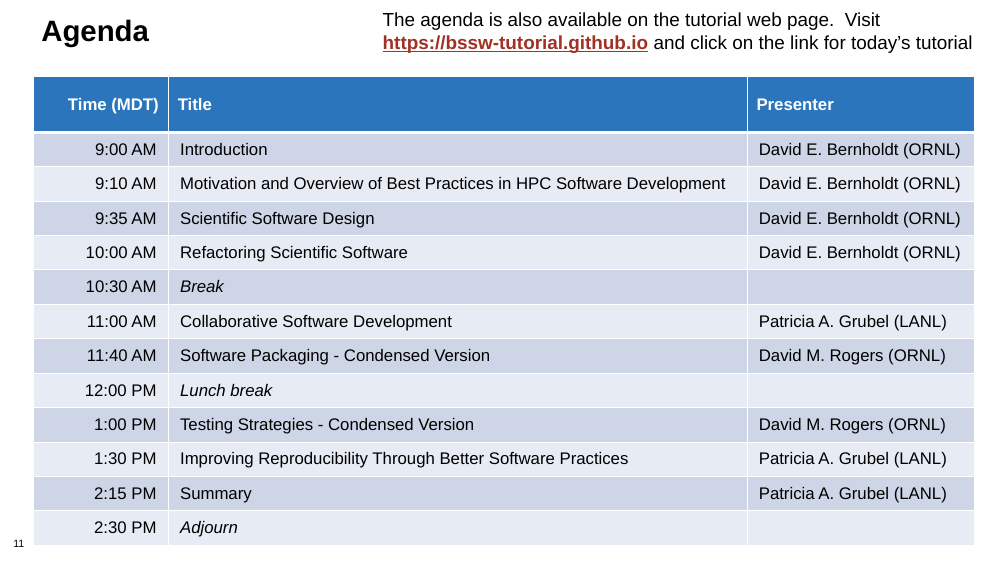
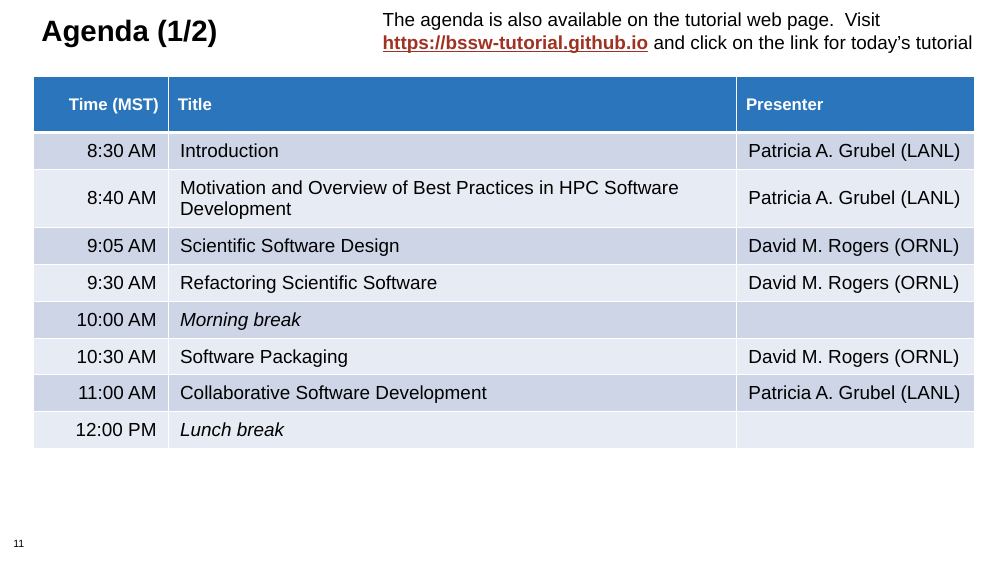
Before and after one commit to bssw-tutorial/presentations, a slide deck: slide 11 of intro.pptx. Drawn at 1008x567 pixels with LibreOffice and Linux fonts; fonts in the diff are those of the drawing; background and template pictures are left out. Boxes give left, top, right and bottom in pixels: in the first picture for what was removed or moved away, otherwise in the second. Text is boxed around its words. In the diff, an @@ line names an element or a change of style, - is before the commit and + after.

Commit message:
Update Pat's presentations for SC23

```diff
--- a/intro.pptx
+++ b/intro.pptx
@@ title at [41, 19, 217, 46]: text changed @@
-Agenda
+Agenda (1/2)
@@ table at [34, 76, 975, 463] @@
-row 1: Time (MDT) | Title | Presenter
-row 2: 9:00 AM | Introduction | David E. Bernholdt (ORNL)
-row 3: 9:10 AM | Motivation and Overview of Best Practices in HPC Software Development | David E. Bernholdt (ORNL)
-row 4: 9:35 AM | Scientific Software Design | David E. Bernholdt (ORNL)
-row 5: 10:00 AM | Refactoring Scientific Software | David E. Bernholdt (ORNL)
-row 6: 10:30 AM | Break | 
+row 1: Time (MST) | Title | Presenter
+row 2: 8:30 AM | Introduction | Patricia A. Grubel (LANL)
+row 3: 8:40 AM | Motivation and Overview of Best Practices in HPC Software Development | Patricia A. Grubel (LANL)
+row 4: 9:05 AM | Scientific Software Design | David M. Rogers (ORNL)
+row 5: 9:30 AM | Refactoring Scientific Software | David M. Rogers (ORNL)
+row 6: 10:00 AM | Morning break | 
+row 7: 10:30 AM | Software Packaging | David M. Rogers (ORNL)
-row 8: 11:40 AM | Software Packaging - Condensed Version | David M. Rogers (ORNL)
-row 10: 1:00 PM | Testing Strategies - Condensed Version | David M. Rogers (ORNL)
-row 11: 1:30 PM | Improving Reproducibility Through Better Software Practices | Patricia A. Grubel (LANL)
-row 12: 2:15 PM | Summary | Patricia A. Grubel (LANL)
-row 13: 2:30 PM | Adjourn | 
```
Also in this commit, not shown: 3 other slides changed, 1 slide added, 1 other file.
